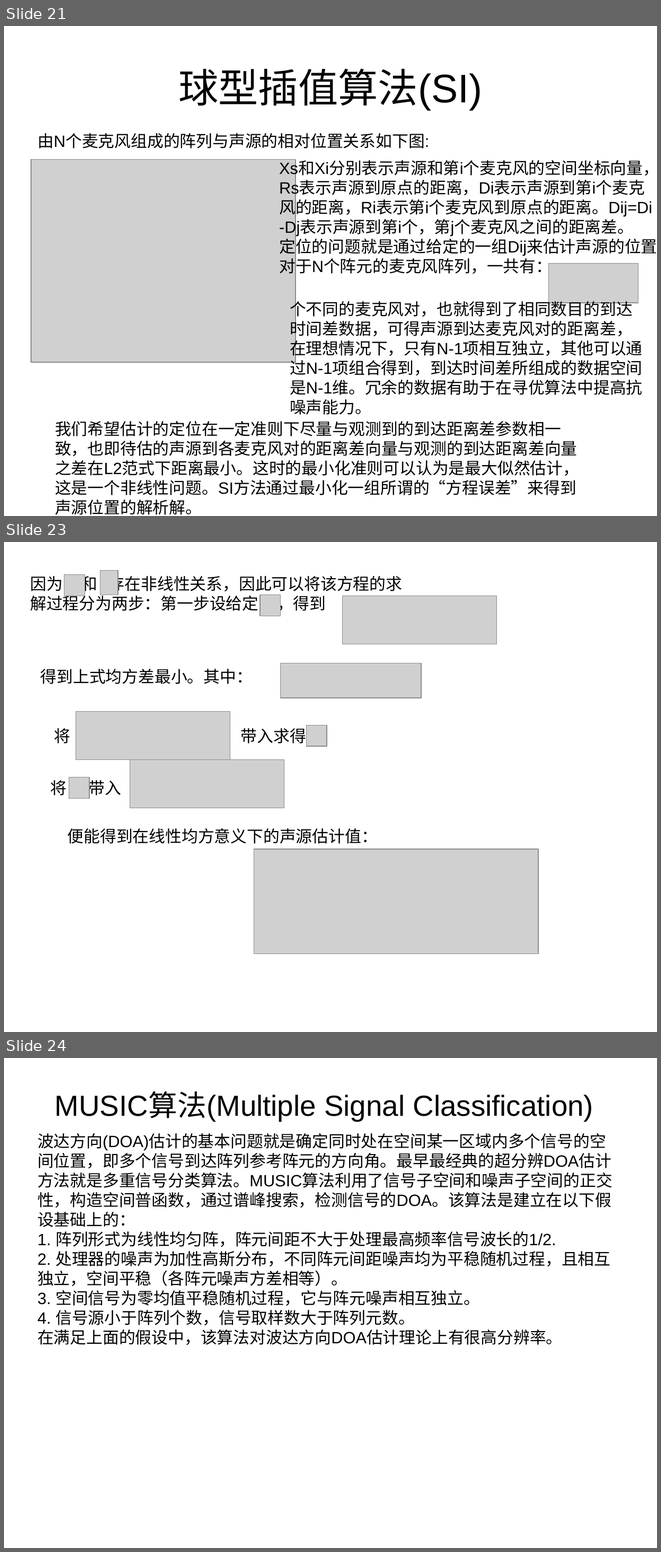
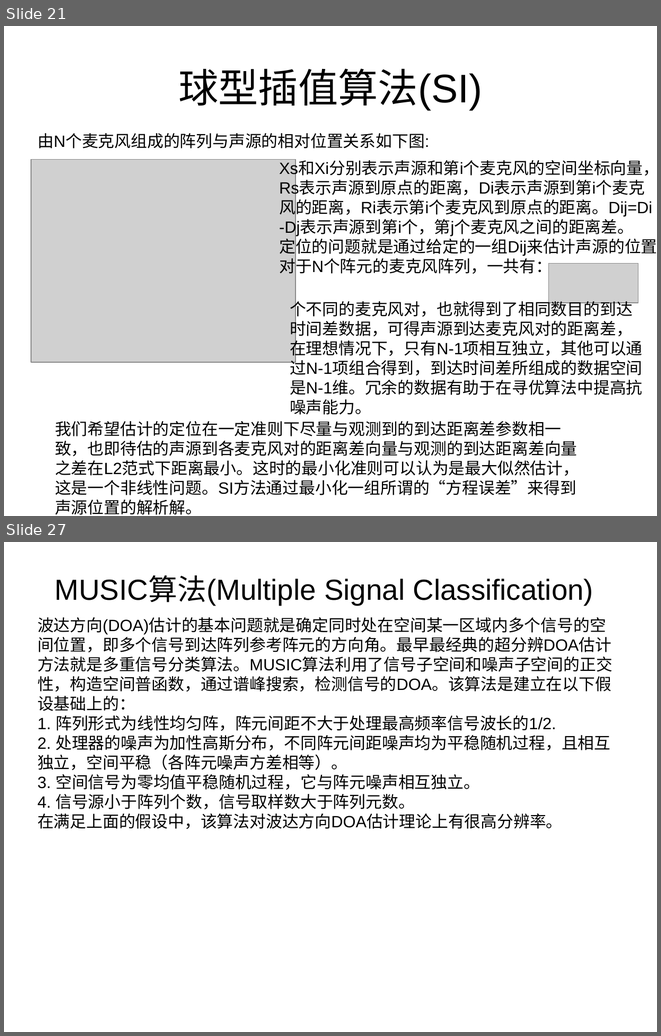
Before and after one commit to hangxiu/machine-Learning, a slide deck: tensorflow_Learning_practice/DOA基础.ppt. Shown one above the other, each under a label of ours: slides 21, 23 and 24 before the commit, slides 21 and 27 after it; the slides between them are not shown. The pictures are 661x1552 and 661x1036 pixels, drawn with LibreOffice and Linux fonts; fonts in the diff are those of the drawing; grey boxes stand for pictures. Boxes give left, top, right and bottom in pixels: in the first picture for what was removed or moved away, otherwise in the second. Text is boxed around its words. In the diff, an @@ line names an element or a change of style, - is before the commit and + after.

```diff
--- a/tensorflow_Learning_practice/DOA基础.ppt
+++ b/tensorflow_Learning_practice/DOA基础.ppt
@@ slide 23 removed at (4,542,657,1032), background #FFFFFF @@
@@ text removed at (30,573,402,614) @@
-因为 和 存在非线性关系，因此可以将该方程的求解过程分为两步：第一步设给定 ，得到
@@ picture removed at (100,570,117,595) @@
@@ picture removed at (64,575,85,596) @@
@@ picture removed at (260,595,280,616) @@
@@ picture removed at (342,596,496,644) @@
@@ text removed at (41,669,253,684) @@
-得到上式均方差最小。其中：
@@ picture removed at (280,663,421,698) @@
@@ picture removed at (76,711,230,759) @@
@@ text removed at (54,728,70,743) @@
-将
@@ text removed at (241,728,306,743) @@
-带入求得
@@ picture removed at (306,725,327,746) @@
@@ picture removed at (130,759,284,808) @@
@@ text removed at (51,777,122,799) @@
-将 带入
@@ picture removed at (69,777,89,798) @@
@@ text removed at (68,828,378,844) @@
-便能得到在线性均方意义下的声源估计值：
@@ picture removed at (254,849,538,953) @@
@@ what was slide 24 is now slide 27 @@
```
Also in this commit, not shown: 2 slides changed, 4 slides added.
